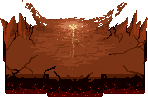
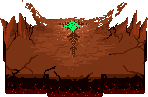
Before/after of a 148×97 layered artwork. What changed in the layer stack:
painted on "Calque 4" over [64, 20, 81, 36]
added layer "Calque 7" (52%) above "Calque 6 copie" over [71, 25, 75, 55]
added layer "Calque 6 copie" above "Calque 6" over [59, 21, 87, 57]
added layer "Calque 6" above "Calque 1" over [59, 20, 87, 56]
